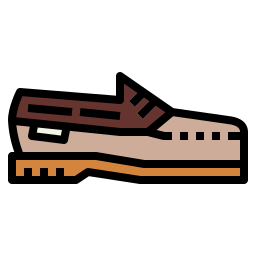
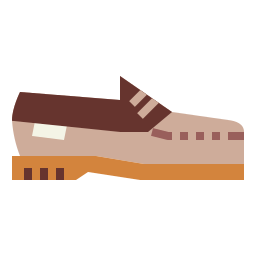
Before/after of a 256×256 layered artwork. What changed in the layer stack:
painted on "L1" over [8, 72, 248, 184]
